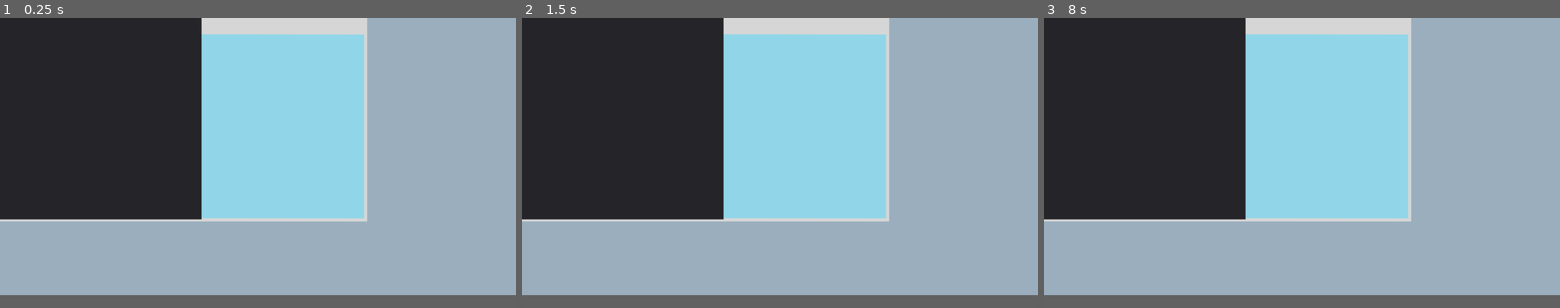
Above: before the commit, frames 1-3 (left to right).
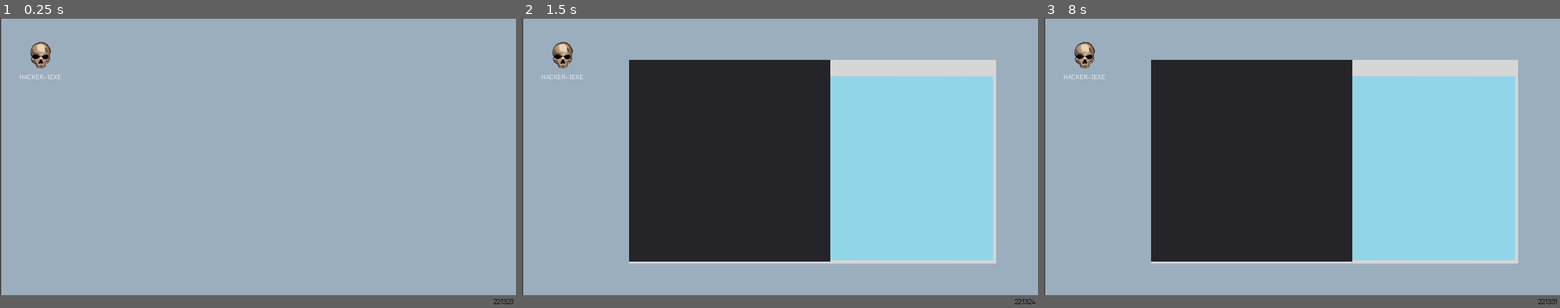
Above: after the commit, the same moments.

Repository: famellad/hackerpal95ggj
Game: Godot game, scene res://data/game/Menu.tscn
Two runs of this game, one before a commit and one after it. Both use one fixed random seed, a clock stepped at 60 frames per second and the inputs below.
Inputs (mouse positions are in pixels of both pictures, inside the frame that each line leads up to; where the layout moved, square brackets give the same spot in the first picture):
- Up to frame 1 (0.25 s): no input
- Up to frame 2 (1.5 s): click "hacker.exe" (after the commit: "HACKER~1.EXE") at 0.5 s; click (651, 78) [542, 38] at 1.25 s
- Up to frame 3 (8 s): click (1173, 119) [1064, 78] at 2 s; click (1173, 160) [1064, 119] at 2.75 s; click (1173, 200) [1064, 160] at 3.5 s; click (1173, 241) [1064, 197] at 4.25 s; click (1209, 78) [1105, 38] at 5 s; click (1209, 119) [1105, 78] at 5.75 s; click (1209, 160) [1105, 119] at 6.5 s; click (1209, 200) [1105, 160] at 7.25 s

The runs differ from the first frame. In frame 1, 50% of the frame differs, in the area x 0-100%, y 0-99%; in frame 2, 57%; in frame 3, 57%.

Commit message:
Cambios al proyecto, excritorio, barra, hora

Diff:
--- a/Hackerpal95/data/game/Icono.gd
+++ b/Hackerpal95/data/game/Icono.gd
@@ -16,4 +16,4 @@
 
 
 func _on_Icono_button_up():
-	get_parent().get_node("Hackerexe").visible = true
+	get_parent().get_node("Game").show()
--- /dev/null
+++ b/Hackerpal95/data/game/Menu.gd
@@ -0,0 +1,16 @@
+extends Node
+
+# class member variables go here, for example:
+# var a = 2
+# var b = "textvar"
+#var hackerexe = load("res://data/game/hackerexe/Hackerexe.tscn")
+
+func _ready():
+	$Game.hide()
+	pass
+
+
+func _process(delta):
+	# Called every frame. Delta is time since last frame.
+	# Update game logic here.
+	pass
--- a/Hackerpal95/data/game/Menu.tscn
+++ b/Hackerpal95/data/game/Menu.tscn
@@ -1,16 +1,42 @@
-[gd_scene load_steps=5 format=2]
+[gd_scene load_steps=12 format=2]
 
-[ext_resource path="res://data/game/fondo.png" type="Texture" id=1]
-[ext_resource path="res://data/game/barra/barra.png" type="Texture" id=2]
-[ext_resource path="res://data/game/Icono.gd" type="Script" id=3]
-[ext_resource path="res://data/game/hackerexe/Hackerexe.tscn" type="PackedScene" id=4]
+[ext_resource path="res://data/game/Menu.gd" type="Script" id=1]
+[ext_resource path="res://data/game/fondo.png" type="Texture" id=2]
+[ext_resource path="res://data/game/barra/barra.png" type="Texture" id=3]
+[ext_resource path="res://data/game/barra/Hora.gd" type="Script" id=4]
+[ext_resource path="res://data/game/icono.png" type="Texture" id=5]
+[ext_resource path="res://data/game/Icono.gd" type="Script" id=6]
+[ext_resource path="res://data/fonts/Nairi-Normal.ttf" type="DynamicFontData" id=7]
+[ext_resource path="res://data/game/hackerexe/Hackerexe.tscn" type="PackedScene" id=8]
 
-[node name="Menu" type="Node"]
+[sub_resource type="DynamicFontData" id=1]
+
+font_path = "res://data/fonts/Nairi-Normal.ttf"
+
+[sub_resource type="DynamicFont" id=2]
+
+size = 18
+use_mipmaps = false
+use_filter = false
+font_data = SubResource( 1 )
+_sections_unfolded = [ "Resource", "Settings" ]
+
+[sub_resource type="DynamicFont" id=3]
+
+size = 16
+use_mipmaps = false
+use_filter = false
+font_data = ExtResource( 7 )
+_sections_unfolded = [ "Font", "Settings" ]
+
+[node name="Menu" type="Node" index="0"]
+
+script = ExtResource( 1 )
 
 [node name="Fondo" type="Sprite" parent="." index="0"]
 
-position = Vector2( 640, 360 )
-texture = ExtResource( 1 )
+position = Vector2( 642.721, 361.36 )
+texture = ExtResource( 2 )
 _sections_unfolded = [ "Transform" ]
 
 [node name="Barra" type="Node2D" parent="." index="1"]
@@ -21,9 +47,36 @@
 [node name="SpriteBarra" type="Sprite" parent="Barra" index="0"]
 
 position = Vector2( 0, -32 )
-texture = ExtResource( 2 )
+texture = ExtResource( 3 )
 centered = false
 _sections_unfolded = [ "Offset", "Transform" ]
+
+[node name="Hora" type="Label" parent="Barra" index="1"]
+
+anchor_left = 0.0
+anchor_top = 0.0
+anchor_right = 0.0
+anchor_bottom = 0.0
+margin_left = 1203.0
+margin_top = -29.0
+margin_right = 1273.0
+margin_bottom = -4.0
+grow_horizontal = 0
+rect_pivot_offset = Vector2( 0, 0 )
+mouse_filter = 2
+mouse_default_cursor_shape = 0
+size_flags_horizontal = 1
+size_flags_vertical = 4
+custom_fonts/font = SubResource( 2 )
+custom_colors/font_color = Color( 0, 0, 0, 1 )
+text = "16:20:00"
+align = 2
+valign = 1
+percent_visible = 1.0
+lines_skipped = 0
+max_lines_visible = -1
+script = ExtResource( 4 )
+_sections_unfolded = [ "custom_fonts" ]
 
 [node name="Icono" type="Button" parent="." index="2"]
 
@@ -31,10 +84,10 @@
 anchor_top = 0.0
 anchor_right = 0.0
 anchor_bottom = 0.0
-margin_left = 45.0
-margin_top = 53.0
-margin_right = 102.0
-margin_bottom = 104.0
+margin_left = 61.0
+margin_top = 49.0
+margin_right = 140.0
+margin_bottom = 136.0
 rect_pivot_offset = Vector2( 0, 0 )
 focus_mode = 2
 mouse_filter = 0
@@ -45,9 +98,10 @@
 enabled_focus_mode = 2
 shortcut = null
 group = null
-flat = false
+icon = ExtResource( 5 )
+flat = true
 align = 1
-script = ExtResource( 3 )
+script = ExtResource( 6 )
 
 [node name="Nombre" type="Label" parent="Icono" index="0"]
 
@@ -55,23 +109,25 @@
 anchor_top = 0.0
 anchor_right = 0.0
 anchor_bottom = 0.0
-margin_left = -5.0
-margin_top = 60.0
-margin_right = 64.0
-margin_bottom = 74.0
+margin_left = -26.0
+margin_top = 85.0
+margin_right = 103.0
+margin_bottom = 110.0
 rect_pivot_offset = Vector2( 0, 0 )
 mouse_filter = 2
 mouse_default_cursor_shape = 0
 size_flags_horizontal = 1
 size_flags_vertical = 4
-text = "hacker.exe"
+custom_fonts/font = SubResource( 3 )
+text = "HACKER~1.EXE"
 align = 1
 percent_visible = 1.0
 lines_skipped = 0
 max_lines_visible = -1
+_sections_unfolded = [ "custom_fonts" ]
 
-[node name="Hackerexe" parent="." index="3" instance=ExtResource( 4 )]
+[node name="Game" parent="." index="3" instance=ExtResource( 8 )]
 
-_sections_unfolded = [ "Visibility" ]
+position = Vector2( 265.292, 104.007 )
 
 [connection signal="button_up" from="Icono" to="Icono" method="_on_Icono_button_up"]
--- /dev/null
+++ b/Hackerpal95/data/game/barra/Hora.gd
@@ -0,0 +1,31 @@
+extends Label
+
+# class member variables go here, for example:
+# var a = 2
+var time_dict = OS.get_time()
+
+func _ready():
+	# Called every time the node is added to the scene.
+	# Initialization here
+	pass
+
+func _process(delta):
+	time_dict = OS.get_time()
+	var hh = time_dict.hour;
+	var m = time_dict.minute;
+	var s = time_dict.second;
+
+	var mm = ""
+	var ss = ""
+
+	if m < 10:
+		mm = str(0) + str(m)
+	else:
+		mm = str(m)
+
+	if s < 10:
+		ss = str(0) + str(s)
+	else:
+		ss = str(s)
+
+	text = str(hh) + ":" + str(mm) + ":" + str(ss)
--- a/Hackerpal95/project.godot
+++ b/Hackerpal95/project.godot
@@ -19,7 +19,7 @@
 window/size/width=1280
 window/size/height=720
 window/size/fullscreen=true
-window/stretch/mode="viewport"
+window/stretch/mode="2d"
 window/stretch/aspect="keep"
 
 [rendering]
Binary file added: Hackerpal95/data/game/icono.png
Not shown, added: Hackerpal95/data/game/icono.png.import
